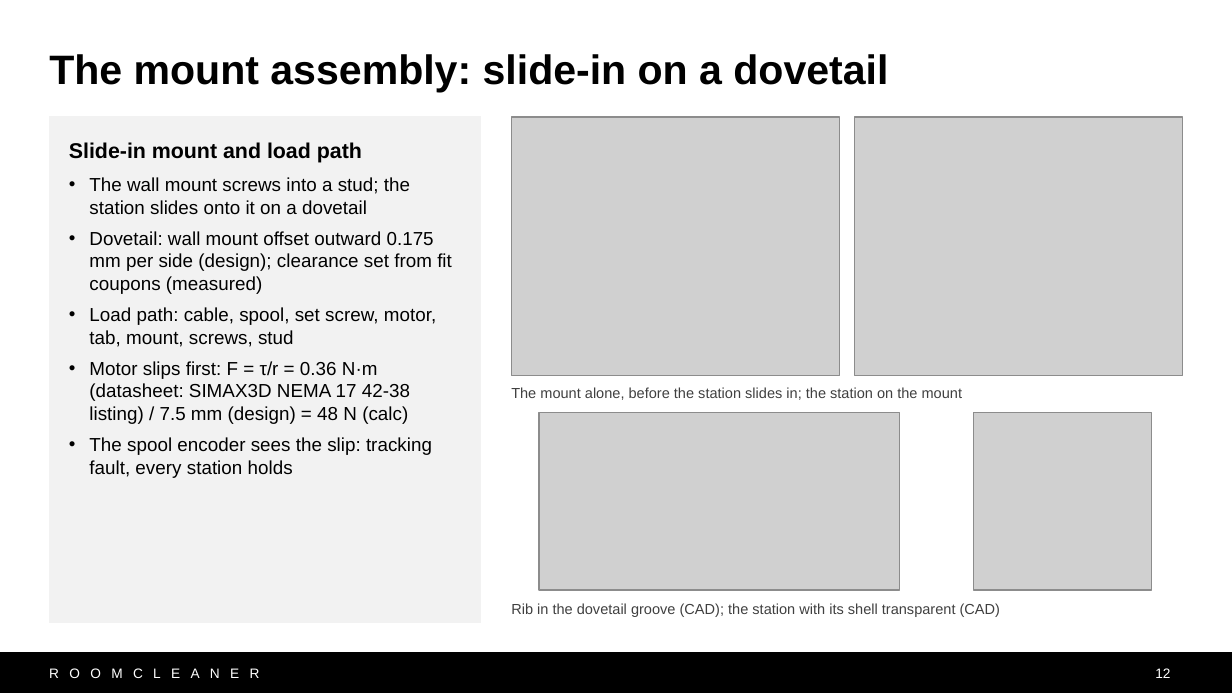
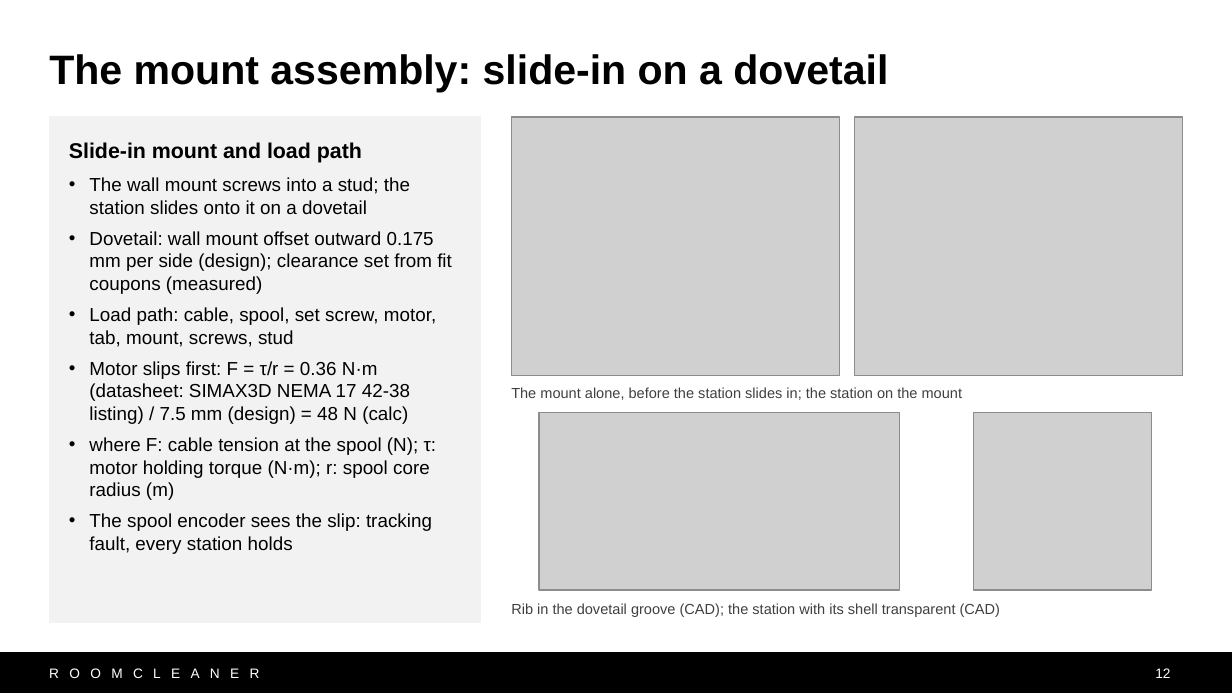
Before and after one commit to Jaspario1199/RoomCleaner, a slide deck: slide 12 of docs/presentation/deck_v10/RoomCleaner_Buntinx_v10.pptx. Drawn at 1232x693 pixels with LibreOffice and Linux fonts; fonts in the diff are those of the drawing; grey boxes stand for pictures. Boxes give left, top, right and bottom in pixels: in the first picture for what was removed or moved away, otherwise in the second. Text is boxed around its words. In the diff, an @@ line names an element or a change of style, - is before the commit and + after.

```diff
--- a/docs/presentation/deck_v10/RoomCleaner_Buntinx_v10.pptx
+++ b/docs/presentation/deck_v10/RoomCleaner_Buntinx_v10.pptx
@@ text in rectangle at [89, 437, 437, 500]: paragraph added @@
+• where F: cable tension at the spool (N); τ: motor holding torque (N·m); r: spool core radius (m)
```
Also in this commit, not shown: 8 other slides changed, 9 other files.
